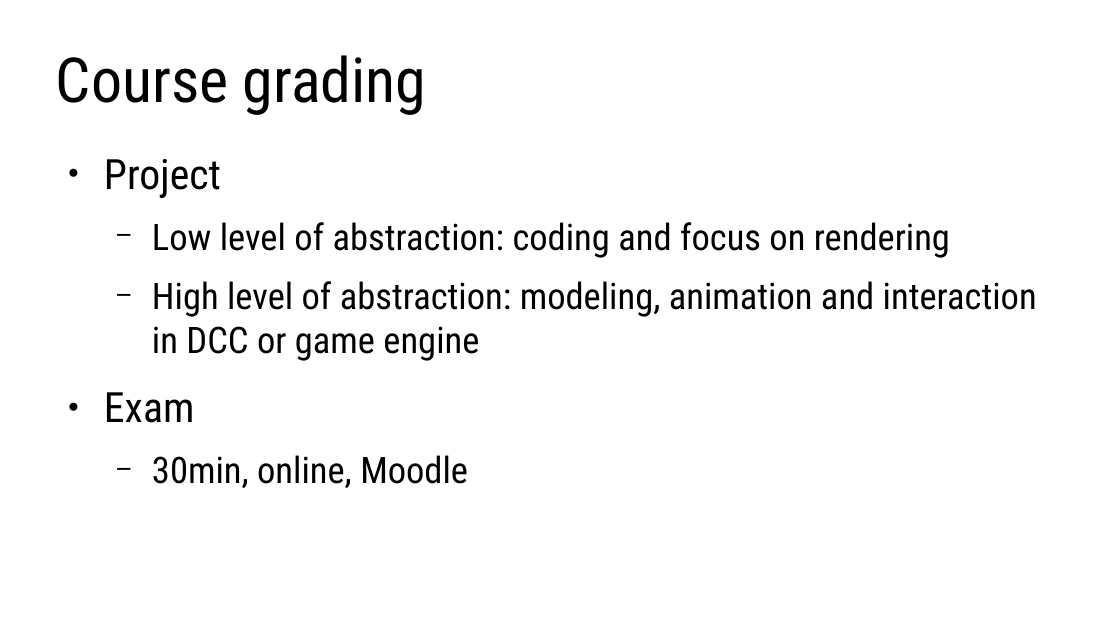
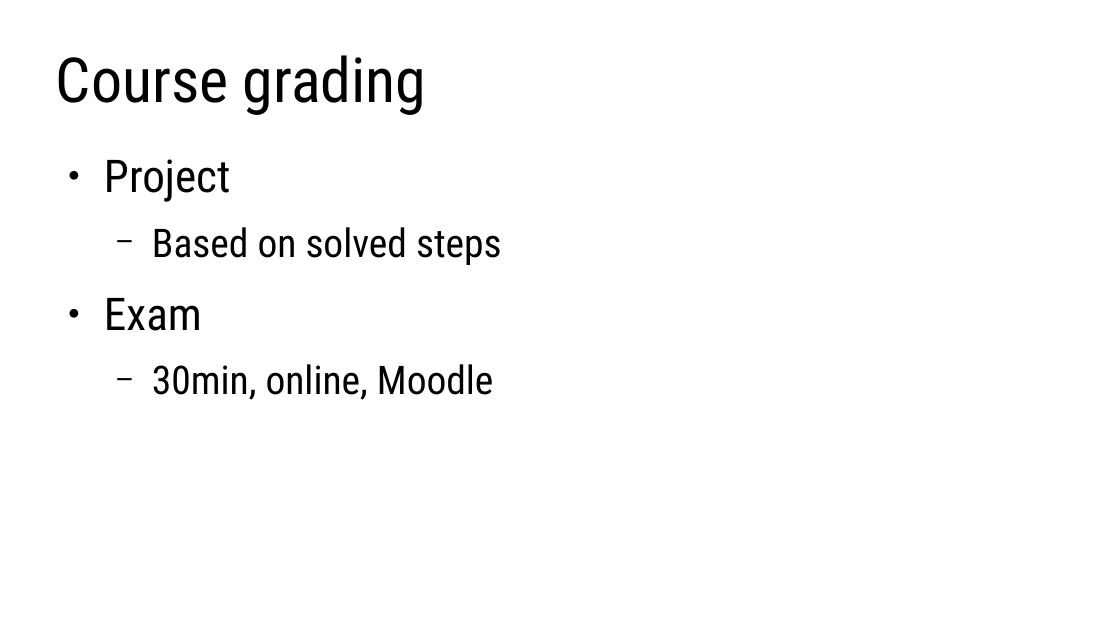
Before and after one commit to lorentzo/IntroductionToComputerGraphics, a slide deck: slide 29 of lectures/1_introduction/introduction.odp (slide 9 before the commit). Drawn at 1120x630 pixels with LibreOffice and Linux fonts; fonts in the diff are those of the drawing. Boxes give left, top, right and bottom in pixels: in the first picture for what was removed or moved away, otherwise in the second. Text is boxed around its words. In the diff, an @@ line names an element or a change of style, - is before the commit and + after.

```diff
--- a/lectures/1_introduction/introduction.odp
+++ b/lectures/1_introduction/introduction.odp
@@ text at [104, 159, 493, 400]: size 29.6 to 32 pt in "Project", "Exam"; size 25.9 to 28 pt in "30min, online, Moodle" @@
@@ text at [152, 227, 502, 265]: text changed; size 25.9 to 28 pt @@
-  − Low level of abstraction: coding and focus on rendering
-  − High level of abstraction: modeling, animation and interaction in DCC or game engine
+  − Based on solved steps
```
Also in this commit, not shown: 4 other slides changed, 18 slides added, 8 other files.
